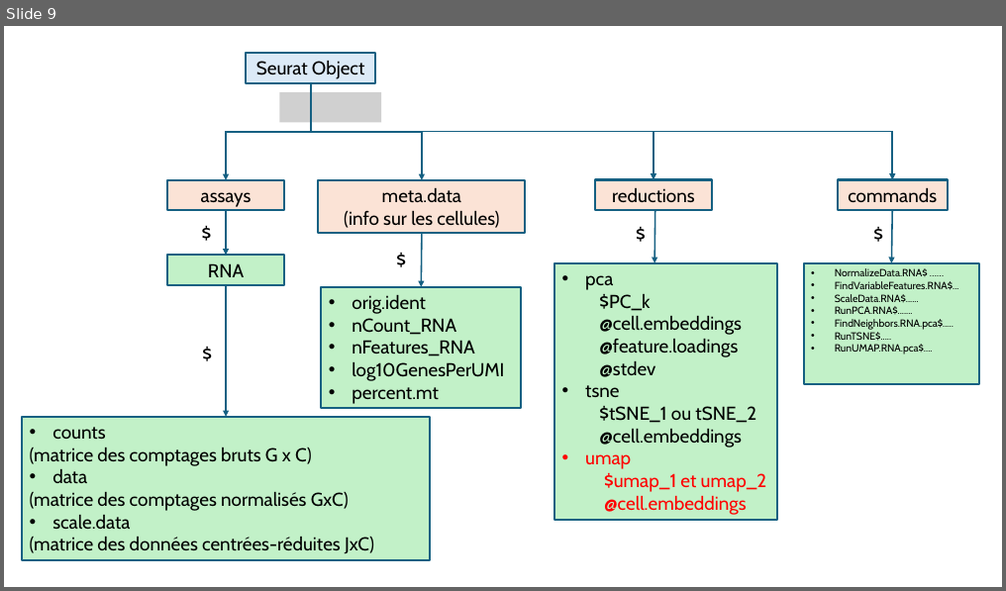
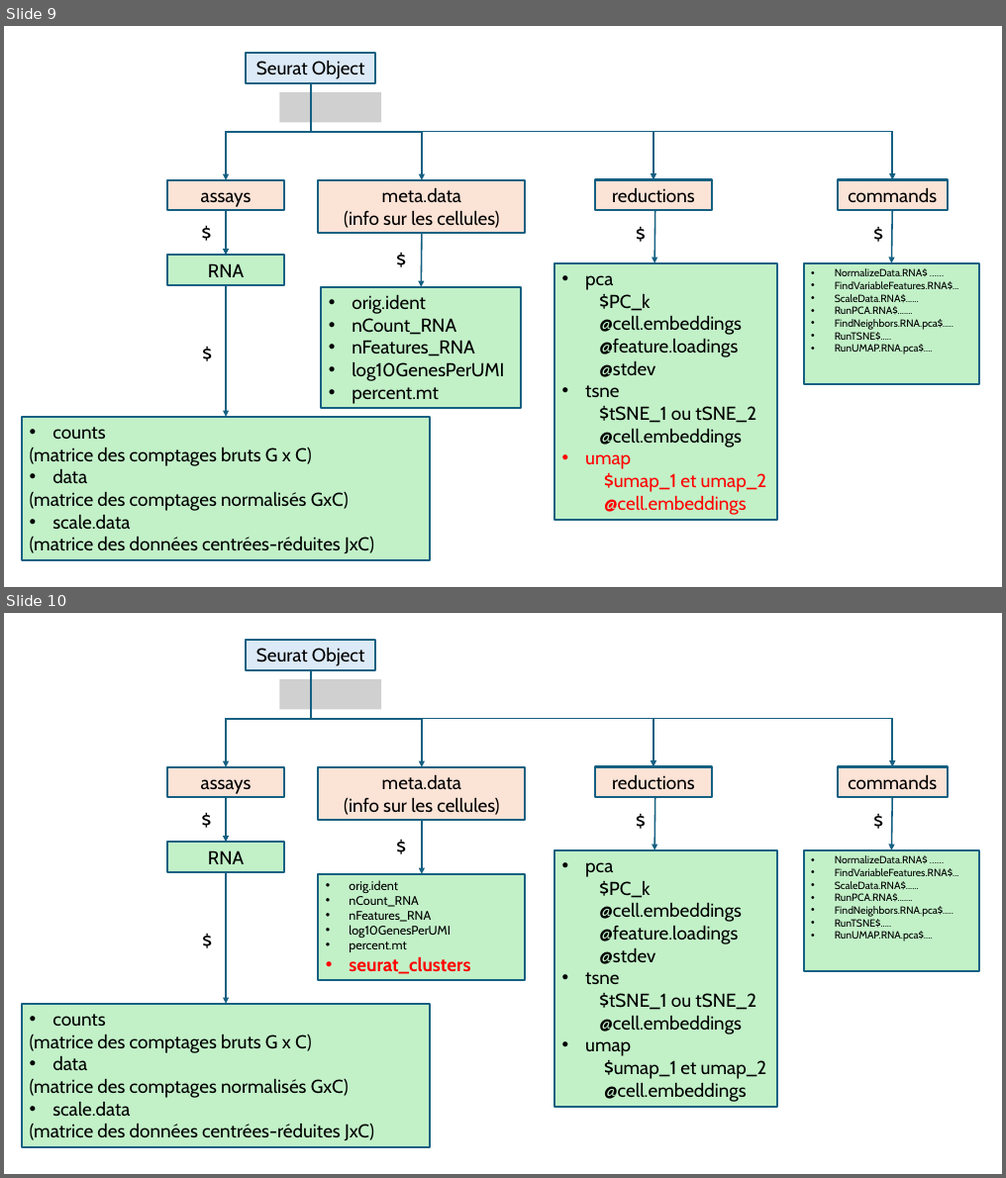
Before and after one commit to rochevin/FormationSeurat, a slide deck: Cours/images/Sources_schemes.pptx. Shown one above the other, each under a label of ours: slide 9 before the commit, slides 9 and 10 after it. The pictures are 1006x591 and 1006x1178 pixels, drawn with LibreOffice and Linux fonts; fonts in the diff are those of the drawing; grey boxes stand for pictures. Boxes give left, top, right and bottom in pixels: in the first picture for what was removed or moved away, otherwise in the second. Text is boxed around its words. In the diff, an @@ line names an element or a change of style, - is before the commit and + after.

```diff
--- a/Cours/images/Sources_schemes.pptx
+++ b/Cours/images/Sources_schemes.pptx
@@ slide 10 added at bbox=[4, 613, 1002, 1174], background #FFFFFF @@
@@ group added at bbox=[22, 640, 979, 1148]: 10 rectangles, 6 arrows, 5 texts, 3 elbow arrows, 1 picture @@
+Seurat Object
+assays
+meta.data
+(info sur les cellules)
+RNA
+$
+• counts
+(matrice des comptages bruts G x C)
+• data
+(matrice des comptages normalisés GxC)
+• scale.data
+(matrice des données centrées-réduites JxC)
+$
+• orig.ident
+• nCount_RNA
+• nFeatures_RNA
+• log10GenesPerUMI
+• percent.mt
+• seurat_clusters
+$
+commands
+• NormalizeData.RNA$ ……
+• FindVariableFeatures.RNA$...
+• ScaleData.RNA$......
+• RunPCA.RNA$.......
+• FindNeighbors.RNA.pca$.....
+• RunTSNE$.....
+• RunUMAP.RNA.pca$....
+$
+reductions
+• pca
+  $PC_k
+  @cell.embeddings
+  @feature.loadings
+  @stdev
+• tsne
+  $tSNE_1 ou tSNE_2
+  @cell.embeddings
+• umap
+$umap_1 et umap_2
+@cell.embeddings
+$
```
Also in this commit, not shown: 2 other files.
